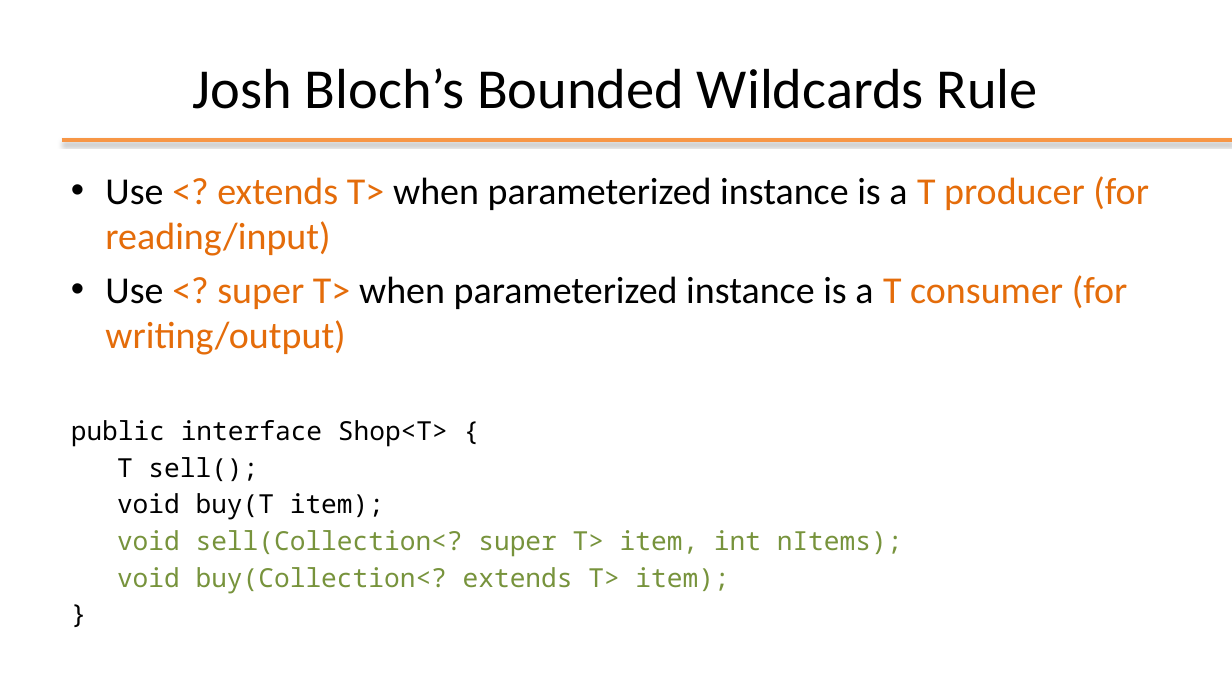
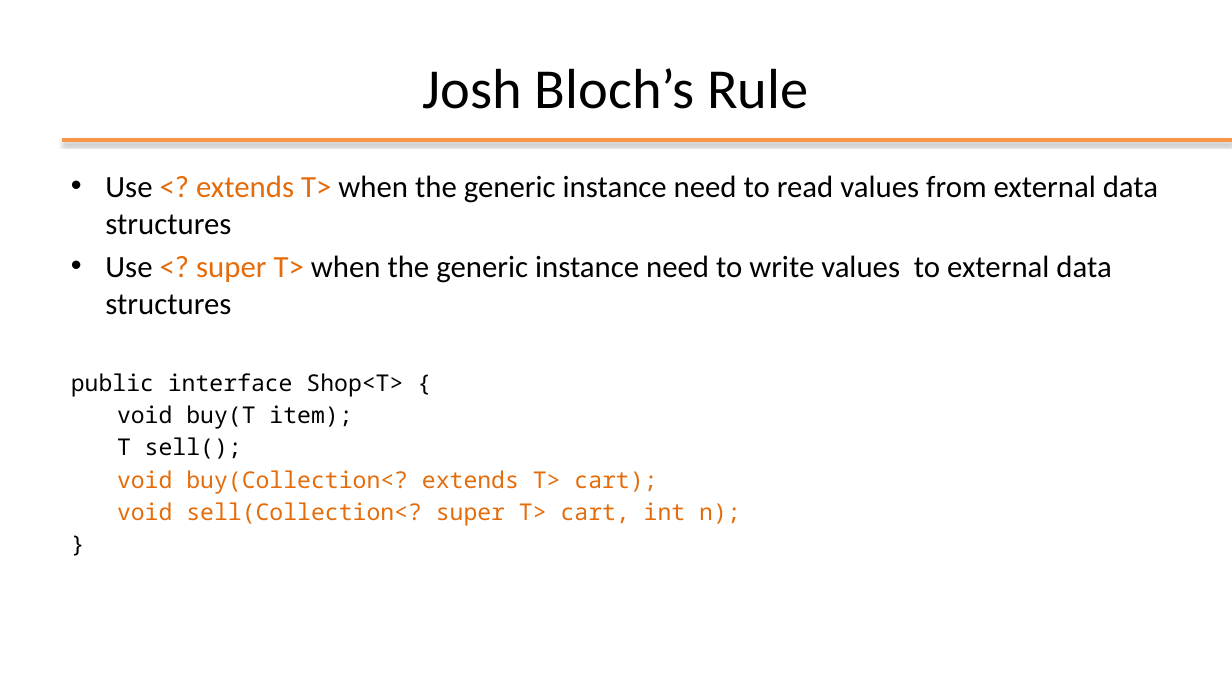
Before and after one commit to plctechnician/ooprogramming, a slide deck: slide 13 of java/slides/ppt/05 - Java Generic Data Structures.pptx. Drawn at 1232x693 pixels with LibreOffice and Linux fonts; fonts in the diff are those of the drawing; background and template pictures are left out. Boxes give left, top, right and bottom in pixels: in the first picture for what was removed or moved away, otherwise in the second. Text is boxed around its words. In the diff, an @@ line names an element or a change of style, - is before the commit and + after.

```diff
--- a/java/slides/ppt/05 - Java Generic Data Structures.pptx
+++ b/java/slides/ppt/05 - Java Generic Data Structures.pptx
@@ title at box(423, 68, 808, 109): text changed @@
-Josh Bloch’s Bounded Wildcards Rule
+Josh Bloch’s Rule
@@ text at box(105, 175, 1158, 315): text changed; size 29.6 to 24 pt; text colour #E46C0A to #000000 @@
-• Use <? extends T> when parameterized instance is a T producer (for reading/input)
-• Use <? super T> when parameterized instance is a T consumer (for writing/output)
+• Use <? extends T> when the generic instance need to read values from external data structures
+• Use <? super T> when the generic instance need to write values to external data structures
@@ text at box(71, 373, 403, 459): size 20.4 to 18 pt in "public interface Shop<T> {", "T sell();", "}" @@
@@ text at box(117, 405, 352, 429): paragraph added @@
+void buy(T item);
@@ text at box(117, 470, 741, 526): text changed; size 20.4 to 18 pt; text colour #77933C to #E46C0A @@
-void buy(T item);
-void sell(Collection<? super T> item, int nItems);
-void buy(Collection<? extends T> item);
+void buy(Collection<? extends T> cart);
+void sell(Collection<? super T> cart, int n);
```
Also in this commit, not shown: 13 other slides changed, 4 slides added, 2 slides removed, 14 other files.
